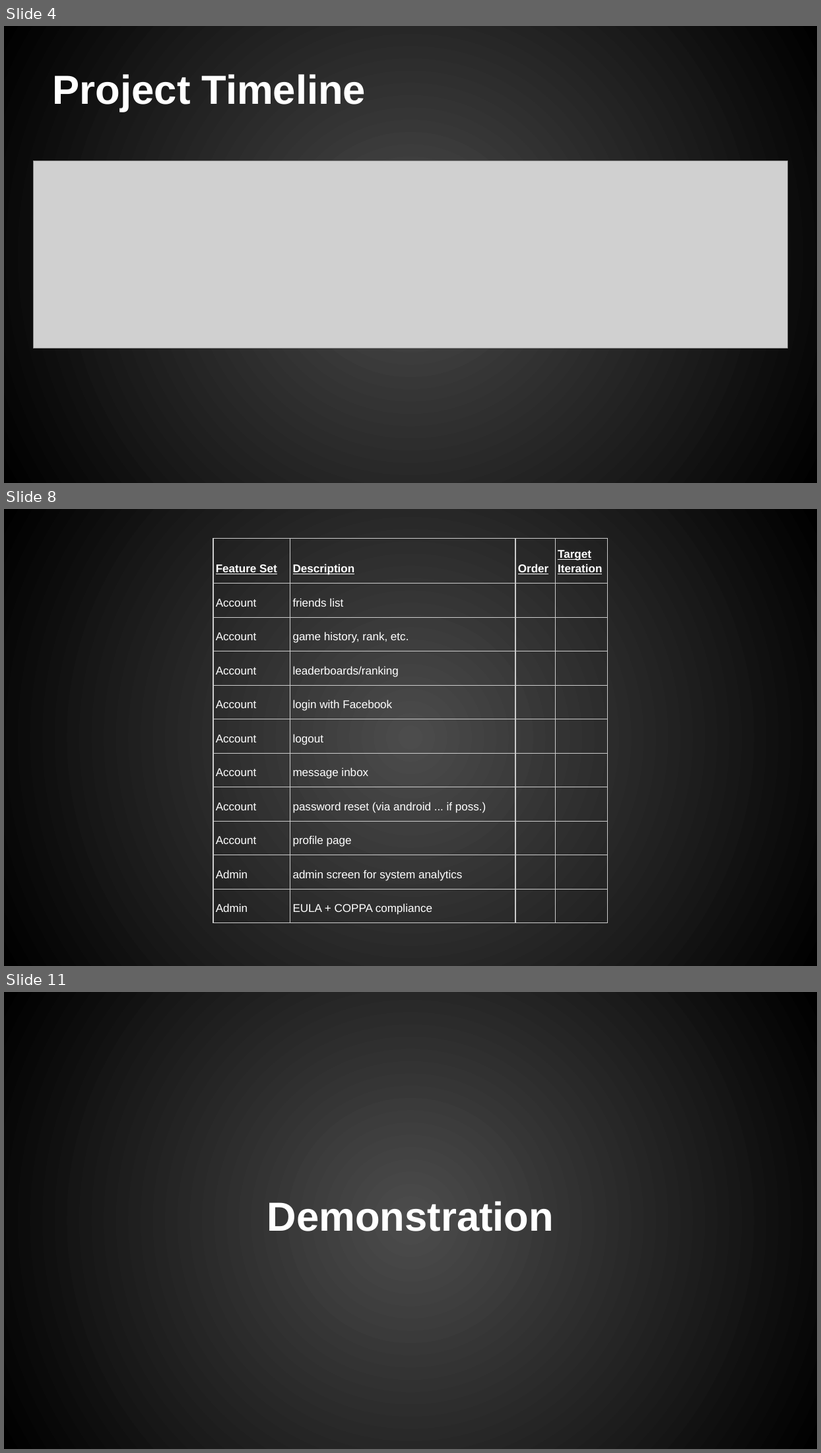
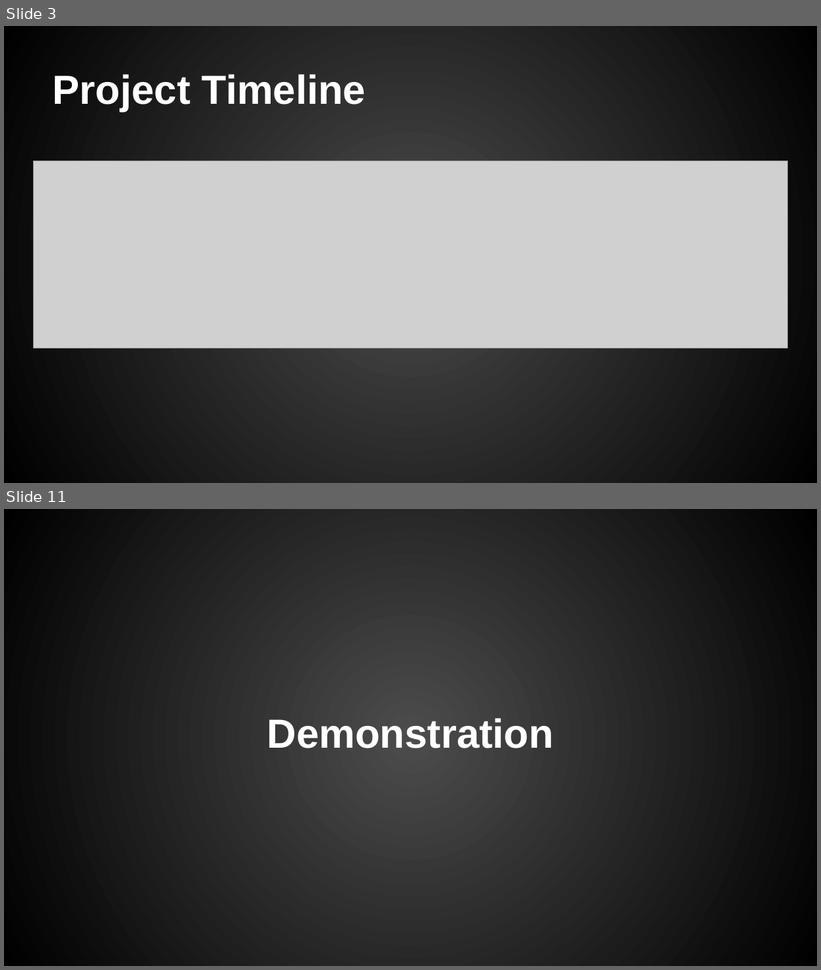
Before and after one commit to chriskdon/chinese-checkers, a slide deck: project-management/binder/iteration2/Curtis/Chinese Checkers - Iteration #2.pptx. Shown one above the other, each under a label of ours: slides 4, 8 and 11 before the commit, slides 3 and 11 after it; the slides between them are not shown. The pictures are 821x1453 and 821x970 pixels, drawn with LibreOffice and Linux fonts; fonts in the diff are those of the drawing; grey boxes stand for pictures; background and template pictures are left out. Boxes give left, top, right and bottom in pixels: in the first picture for what was removed or moved away, otherwise in the second. Text is boxed around its words. In the diff, an @@ line names an element or a change of style, - is before the commit and + after.

Commit message:
finalized Iteration #2 presentation

```diff
--- a/project-management/binder/iteration2/Curtis/Chinese Checkers - Iteration #2.pptx
+++ b/project-management/binder/iteration2/Curtis/Chinese Checkers - Iteration #2.pptx
@@ slide 8 removed at <box>4,509,817,966</box>, background gradient #4C4C4C to #000000 @@
@@ table removed at <box>213,538,608,918</box>, 11 rows, 4 columns @@
-Feature Set | Description | Order | Target Iteration
-Account | friends list |  | 
-Account | game history, rank, etc. |  | 
-Account | leaderboards/ranking |  | 
-Account | login with Facebook |  | 
-Account | logout |  | 
-Account | message inbox |  | 
-Account | password reset (via android ... if poss.) |  | 
-Account | profile page |  | 
-Admin | admin screen for system analytics |  | 
-Admin | EULA + COPPA compliance |  | 
@@ what was slide 4 is now slide 3 @@
```
Also in this commit, not shown: 2 slides changed, 7 slides added, 5 other slides removed.
